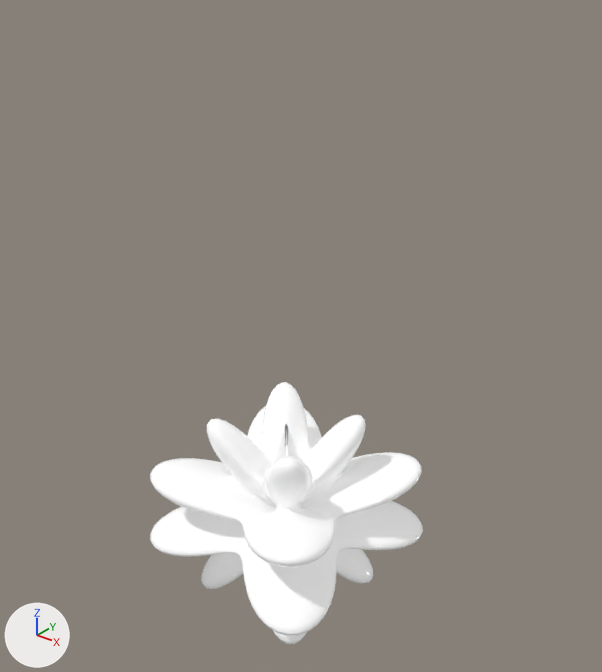
Two versions of the glTF model docs/beyondutopia.glb, one commit apart.
Rendered twice from a camera (50 mm lens) standing at (4.47, -5.32, 6.88) and looking at (-0.01, 0.28, 3.41). Every picture has the same lights, and +X, +Y and +Z are marked at lower left. Where no turn or scale is listed for an object, it has been applied to the vertices. Vertices at the same position are counted once.
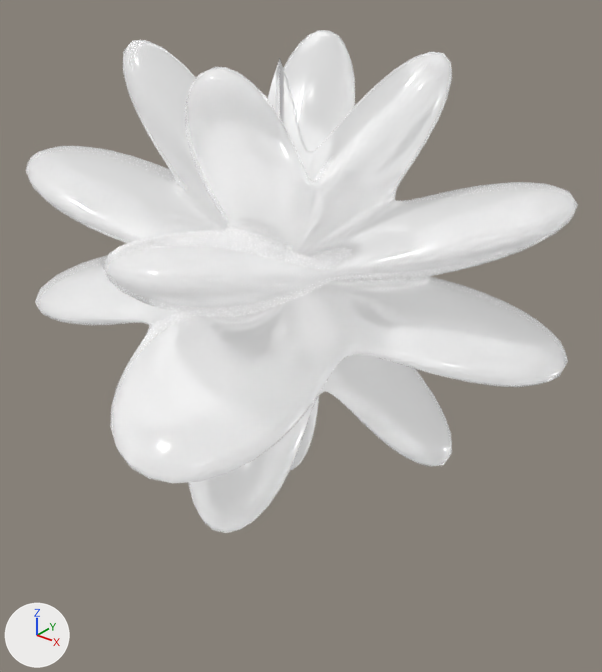
The change, as a diff of the scene's bpy script:
```diff
--- a/docs/beyondutopia.glb.py
+++ b/docs/beyondutopia.glb.py
@@ mat_mat @@
 mat_mat.emission_strength = 0.15
+mat_mat.transmission_weight = 0.684
@@ me_supershapesmesh_001 @@
 me_supershapesmesh_001.from_pydata(...)  # 8056 vertices, 16196 faces; spans x -1.06..1.19, y -1.16..1.09, z 0.41..2.67
 # used by ob_object; location = (0.0, 0.0, 0.0)
+# me_supershapesmesh_001 part 1: the whole mesh is turned 159.2 degrees about the z axis through its middle and scaled by 1.82, then moved by (-0.15, 0.14, 2.45)
 me_supershapesmesh_001.materials.append(mat_mat)
```

Location of each change, (x1, y1, x2, y2) in pixels of the pictures (602 x 672 px):
'OBJECT', surface changed, mesh turned: before (150, 382, 423, 644); after (26, 30, 578, 533)
